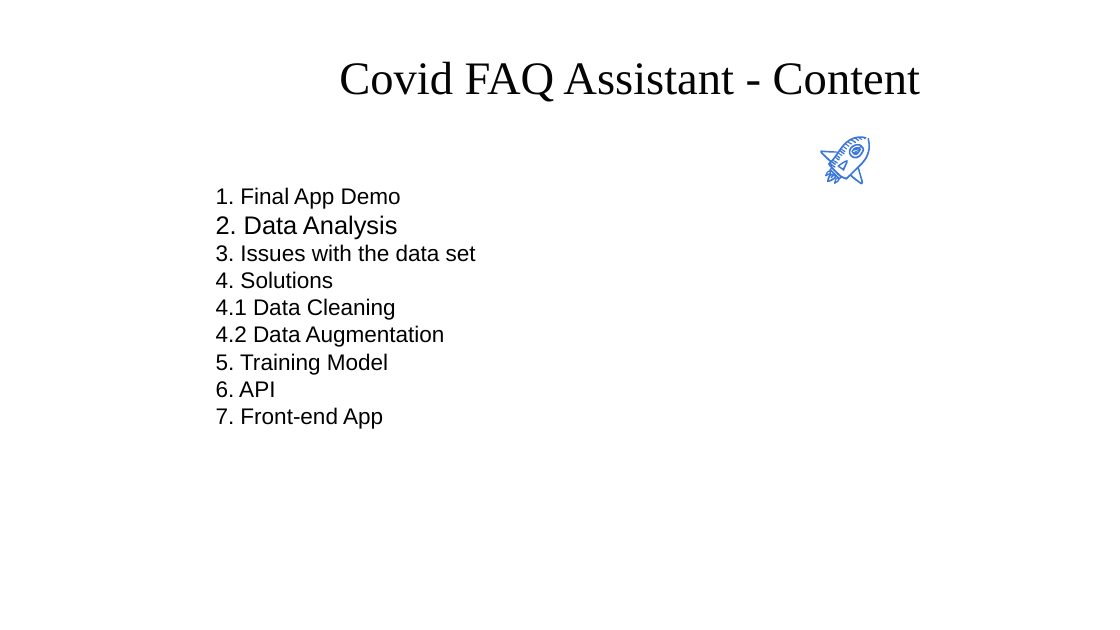
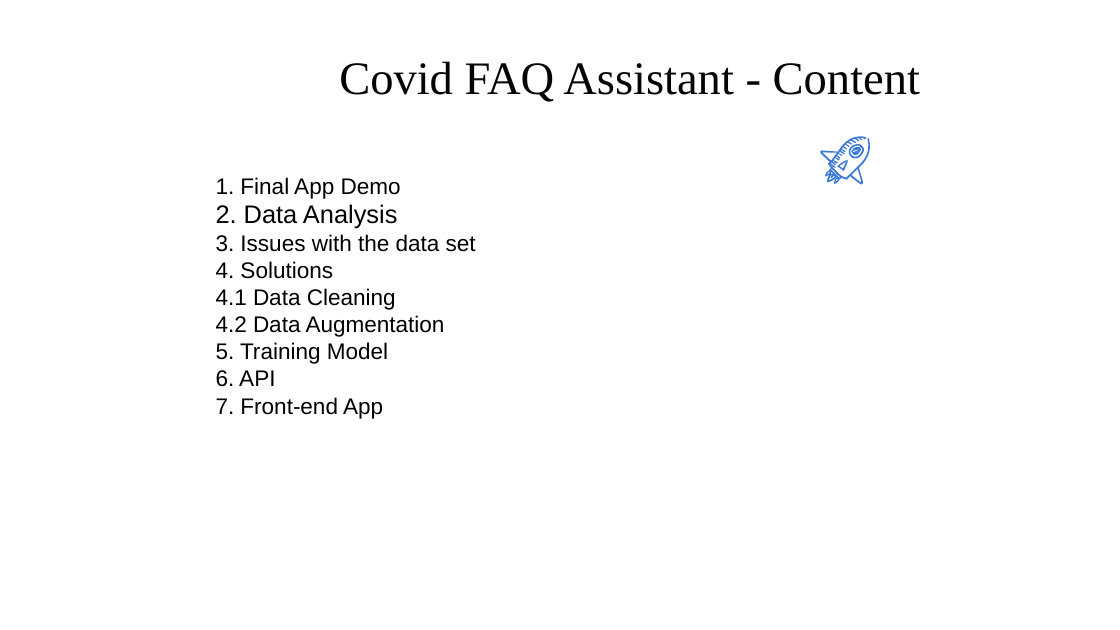
Before and after one commit to franva/covidfaqbot, a slide deck: slide 4 of CovidTextClassifier.pptx. Drawn at 1120x630 pixels with LibreOffice and Linux fonts; fonts in the diff are those of the drawing; background and template pictures are left out. Boxes give left, top, right and bottom in pixels: in the first picture for what was removed or moved away, otherwise in the second. Text is boxed around its words. In the diff, an @@ line names an element or a change of style, - is before the commit and + after.

```diff
--- a/CovidTextClassifier.pptx
+++ b/CovidTextClassifier.pptx
@@ text "1. Final App Demo": place and size @@
-text "1. Final App Demo" at [216, 187, 476, 429]
+text "1. Final App Demo" at [216, 177, 476, 419]
```
Also in this commit, not shown: 5 other slides changed.
